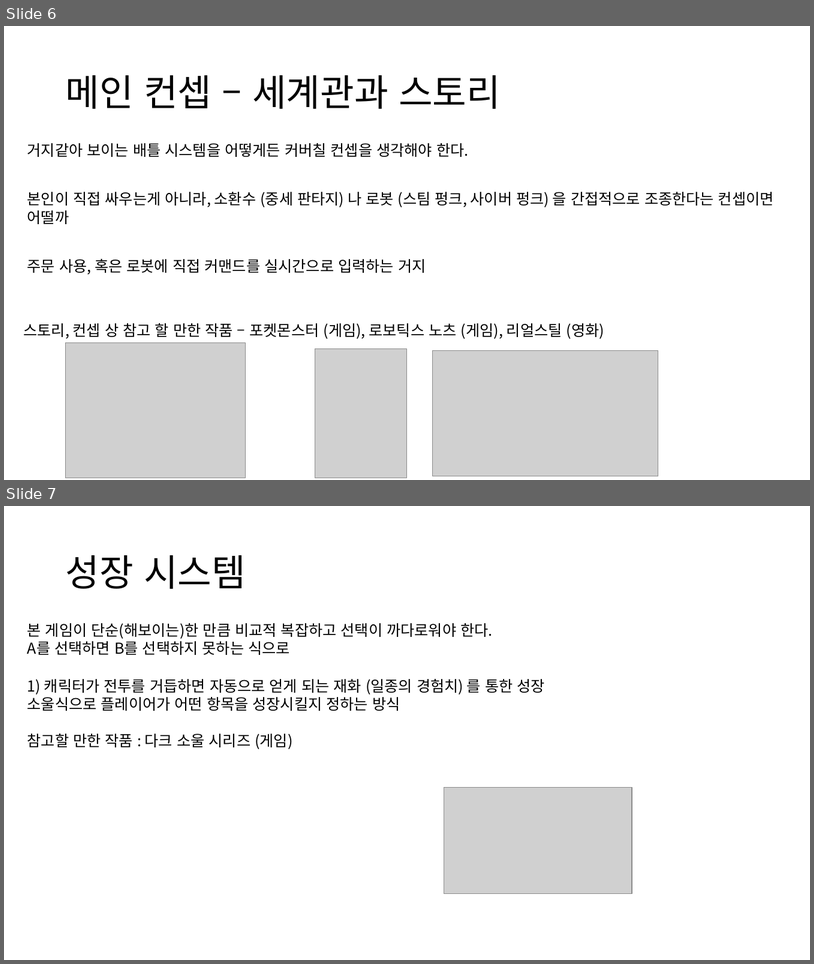
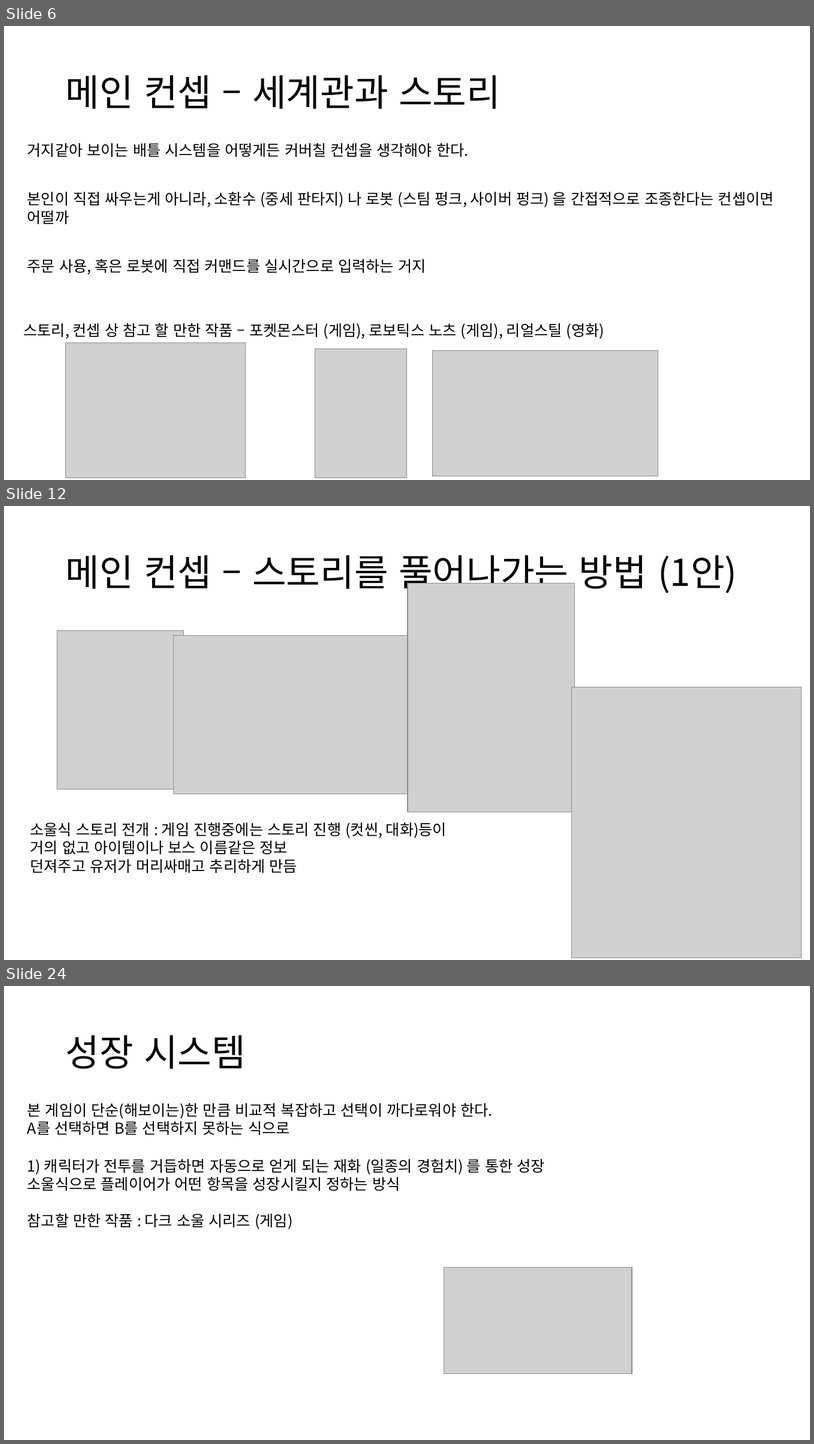
Before and after one commit to Noanswers/ProjectBono, a slide deck: 메인 기획서.pptx. Shown one above the other, each under a label of ours: slides 6 and 7 before the commit, slides 6, 12 and 24 after it; the slides between them are not shown. The pictures are 814x964 and 814x1444 pixels, drawn with LibreOffice and Linux fonts; fonts in the diff are those of the drawing; grey boxes stand for pictures; background and template pictures are left out. Boxes give left, top, right and bottom in pixels: in the first picture for what was removed or moved away, otherwise in the second. Text is boxed around its words. In the diff, an @@ line names an element or a change of style, - is before the commit and + after.

Commit message:
Editorconfig, 메인 기획서

```diff
--- a/메인 기획서.pptx
+++ b/메인 기획서.pptx
@@ slide 12 added at (4,506,810,960), background picture (left out) @@
@@ title added at (65,555,738,595), 44 pt, text #000000 @@
+메인 컨셉 – 스토리를 풀어나가는 방법 (1안)
@@ picture added at (408,583,575,812) @@
@@ picture added at (57,631,183,789) @@
@@ picture added at (174,636,455,793) @@
@@ picture added at (572,687,802,958) @@
@@ text added at (30,822,447,873), 18 pt, text #000000 @@
+소울식 스토리 전개 : 게임 진행중에는 스토리 진행 (컷씬, 대화)등이 거의 없고 아이템이나 보스 이름같은 정보
+던져주고 유저가 머리싸매고 추리하게 만듬
@@ what was slide 7 is now slide 24 @@
```
Also in this commit, not shown: 2 slides changed, 18 other slides added, 1 other file.
